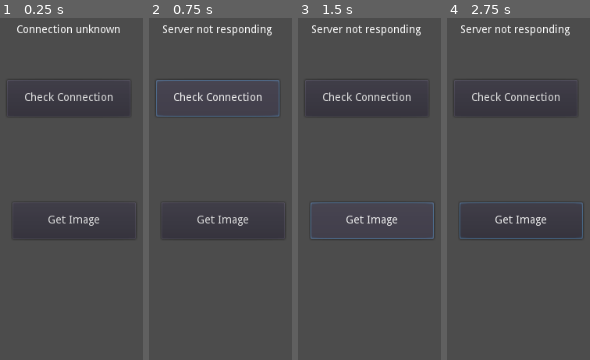
Above: before the commit, frames 1-4 (left to right).
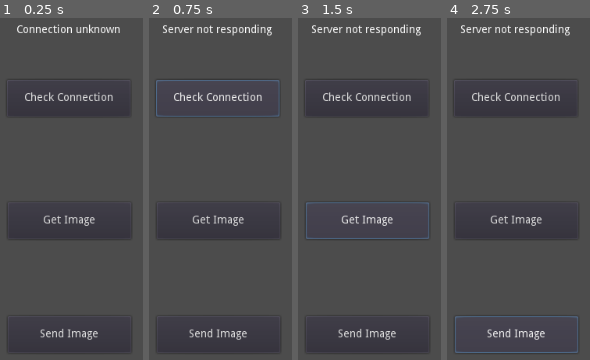
Above: after the commit, the same moments.

Repository: muckas/live-voter-client
Game: Godot game, scene res://Scenes/Menu.tscn
Two runs of this game, one before a commit and one after it. Both use one fixed random seed, a clock stepped at 60 frames per second and the inputs below. The engine's default icon, where the game draws it, is replaced by a stand-in: a white triangle on a blue panel in a dark square.
Inputs (mouse positions are in pixels of both pictures, inside the frame that each line leads up to):
- Up to frame 1 (0.25 s): no input
- Up to frame 2 (0.75 s): click "Check Connection" at 0.5 s
- Up to frame 3 (1.5 s): click "Get Image" at 1.25 s
- Up to frame 4 (2.75 s): click (517, 336) at 2 s, where only the run after the commit has a clickable "Send Image"

The runs differ from the first frame. In frame 1, 1.3% of the frame differs, in the area x 9-88%, y 57-98%; in frame 2, 1.3%; in frame 3, 1.6%; in frame 4, 2.5%, in the area x 5-96%, y 53-98%.
Error after the commit: Assertion failed. (res://Scenes/Menu.gd:60)

Commit message:
Uploading images

Diff:
--- a/Scenes/Menu.gd
+++ b/Scenes/Menu.gd
@@ -1,6 +1,7 @@
 extends Control
 
-var server_base_url:String = "http://localhost:8080"
+var server_base_url:String = "http://localhost"
+var server_port:int = 8080
 
 onready var check_label = $CheckLabel
 onready var image_rect = $ImageRect
@@ -11,7 +12,7 @@
 	var http:HTTPRequest = HTTPRequest.new()
 	self.add_child(http)
 	http.connect("request_completed", self, "_on_check_completed")
-	http.request(server_base_url + endpoint)
+	http.request(server_base_url + ":" + String(server_port) + endpoint)
 
 func _on_check_completed(_result:int, _response_code:int, _headers:PoolStringArray, body:PoolByteArray) -> void:
 	var json:JSONParseResult = JSON.parse(body.get_string_from_utf8())
@@ -27,7 +28,7 @@
 	var http:HTTPRequest = HTTPRequest.new()
 	self.add_child(http)
 	http.connect("request_completed", self, "_on_image_request_completed")
-	http.request(server_base_url + endpoint)
+	http.request(server_base_url + ":" + String(server_port) + endpoint)
 
 func _on_image_request_completed(_result:int, _response_code:int, _headers:PoolStringArray, body:PoolByteArray) -> void:
 	var image:Image = Image.new()
@@ -37,3 +38,32 @@
 	var texture:ImageTexture = ImageTexture.new()
 	texture.create_from_image(image)
 	image_rect.texture = texture
+
+func _on_SendImageButton_pressed():
+	var file = File.new()
+	file.open('res://icon.png', File.READ)
+	var file_content = file.get_buffer(file.get_len())
+	var body = PoolByteArray()
+	body.append_array("\r\n--WebKitFormBoundaryePkpFF7tjBAqx29L\r\n".to_utf8())
+	body.append_array("Content-Disposition: form-data; name=\"fileupload\"; filename=\"icon.png\"\r\n".to_utf8())
+	body.append_array("Content-Type: image/png\r\n\r\n".to_utf8())
+	body.append_array(file_content)
+	body.append_array("\r\n--WebKitFormBoundaryePkpFF7tjBAqx29L--\r\n".to_utf8())
+	var headers = [
+		"Content-Type: multipart/form-data;boundary=\"WebKitFormBoundaryePkpFF7tjBAqx29L\""
+	]
+	var http = HTTPClient.new()
+	http.connect_to_host(server_base_url, server_port, false)
+	while http.get_status() == HTTPClient.STATUS_CONNECTING or http.get_status() == HTTPClient.STATUS_RESOLVING:
+		http.poll()
+		OS.delay_msec(500)
+	assert(http.get_status() == HTTPClient.STATUS_CONNECTED) # Could not connect
+	var err = http.request_raw(HTTPClient.METHOD_POST, "/upload" , headers, body)
+	assert(err == OK) # Make sure all is OK.
+	while http.get_status() == HTTPClient.STATUS_REQUESTING:
+		# Keep polling for as long as the request is being processed.
+		http.poll()
+		if not OS.has_feature("web"):
+			OS.delay_msec(500)
+		else:
+			yield(Engine.get_main_loop(), "idle_frame")
--- a/Scenes/Menu.tscn
+++ b/Scenes/Menu.tscn
@@ -24,9 +24,9 @@
 text = "Check Connection"
 
 [node name="GetImageButton" type="Button" parent="."]
-margin_left = 48.0
+margin_left = 42.0
 margin_top = 280.0
-margin_right = 206.0
+margin_right = 200.0
 margin_bottom = 327.0
 text = "Get Image"
 
@@ -36,5 +36,13 @@
 margin_right = 839.0
 margin_bottom = 541.0
 
+[node name="SendImageButton" type="Button" parent="."]
+margin_left = 42.0
+margin_top = 426.0
+margin_right = 200.0
+margin_bottom = 473.0
+text = "Send Image"
+
 [connection signal="pressed" from="CheckButton" to="." method="_on_CheckButton_pressed"]
 [connection signal="pressed" from="GetImageButton" to="." method="_on_GetImageButton_pressed"]
+[connection signal="pressed" from="SendImageButton" to="." method="_on_SendImageButton_pressed"]
